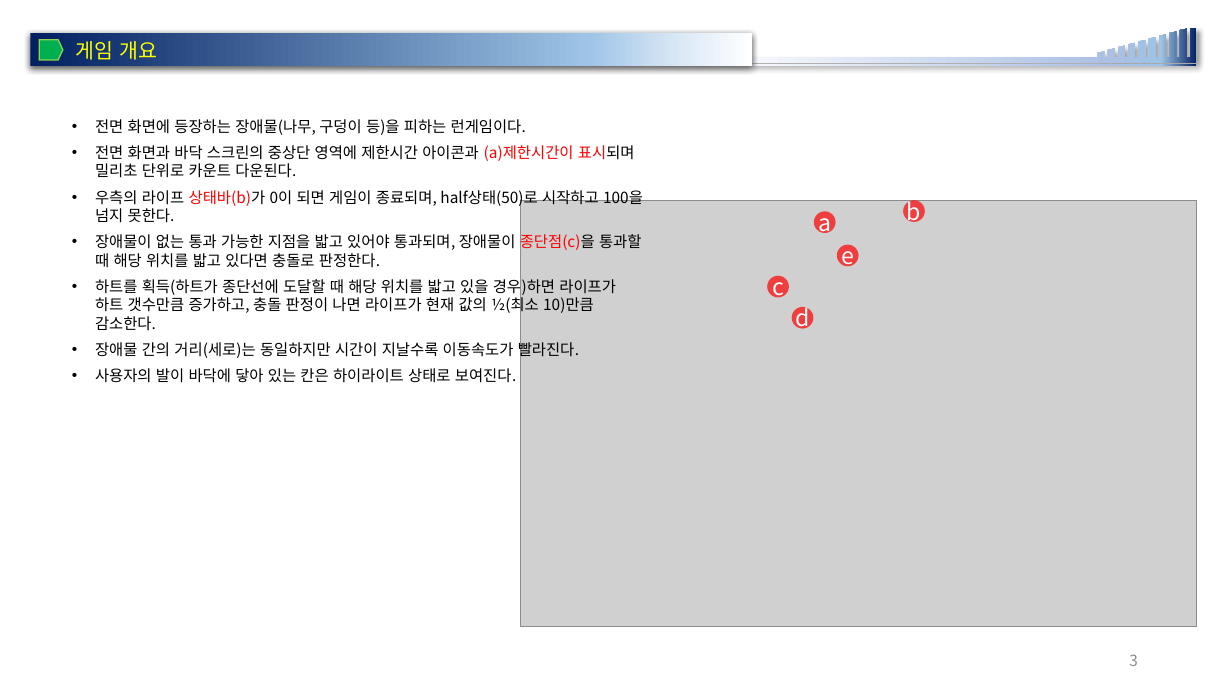
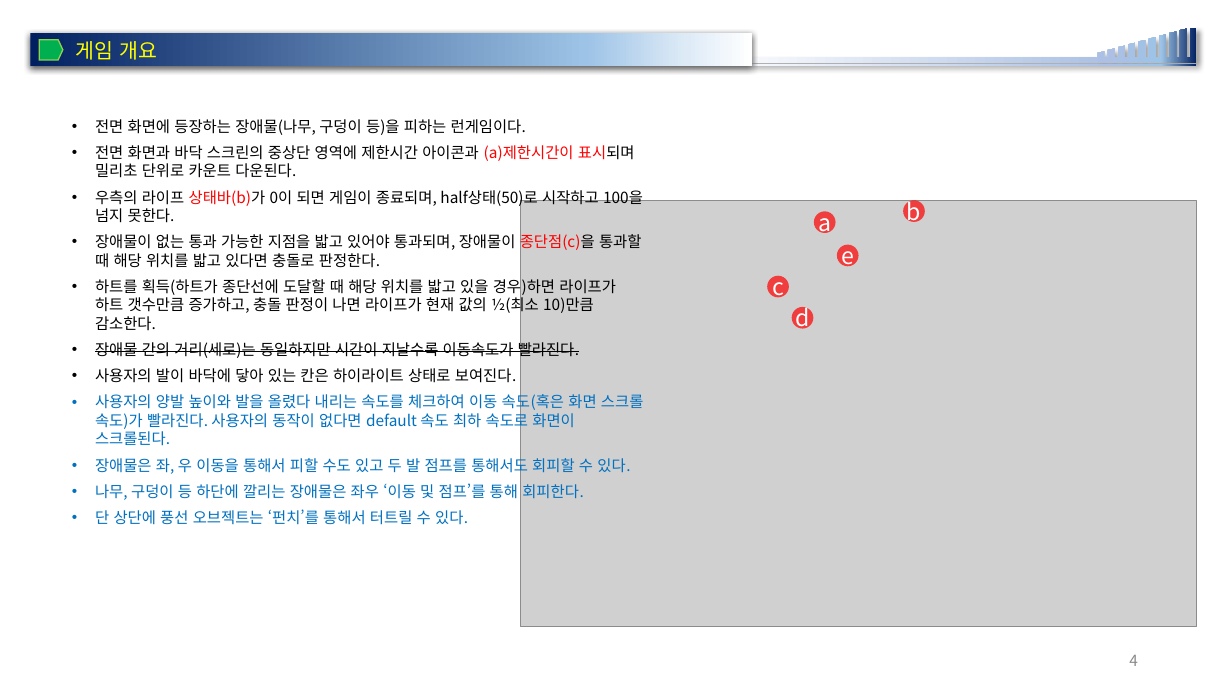
Before and after one commit to rheeeuro/joyrun, a slide deck: slide 4 of docs/[JoyFitness] 전시회용 미니 게임_JoyRun.pptx (slide 3 before the commit). Drawn at 1232x693 pixels with LibreOffice and Linux fonts; fonts in the diff are those of the drawing; grey boxes stand for pictures; background and template pictures are left out. Boxes give left, top, right and bottom in pixels: in the first picture for what was removed or moved away, otherwise in the second. Text is boxed around its words. In the diff, an @@ line names an element or a change of style, - is before the commit and + after.

Commit message:
속도조절, 카메라 위치 변경

```diff
--- a/docs/[JoyFitness] 전시회용 미니 게임_JoyRun.pptx
+++ b/docs/[JoyFitness] 전시회용 미니 게임_JoyRun.pptx
@@ text at (x1=95, y1=340, x2=579, y2=360): strikethrough on in "장애물 간의 거리(세로)는 동일하지만 시간이 지날수록 이동속도가 ..." @@
@@ text at (x1=95, y1=392, x2=643, y2=525): paragraphs added @@
+• 사용자의 양발 높이와 발을 올렸다 내리는 속도를 체크하여 이동 속도(혹은 화면 스크롤 속도)가 빨라진다. 사용자의 동작이 없다면 default 속도 최하 속도로 화면이 스크롤된다.
+• 장애물은 좌, 우 이동을 통해서 피할 수도 있고 두 발 점프를 통해서도 회피할 수 있다.
+• 나무, 구덩이 등 하단에 깔리는 장애물은 좌우 ‘이동 및 점프’를 통해 회피한다.
+• 단 상단에 풍선 오브젝트는 ‘펀치’를 통해서 터트릴 수 있다.
@@ page number at (x1=1129, y1=655, x2=1138, y2=666): text changed @@
-3
+4
```
Also in this commit, not shown: 3 other slides changed, 2 slides added, 38 other files.
